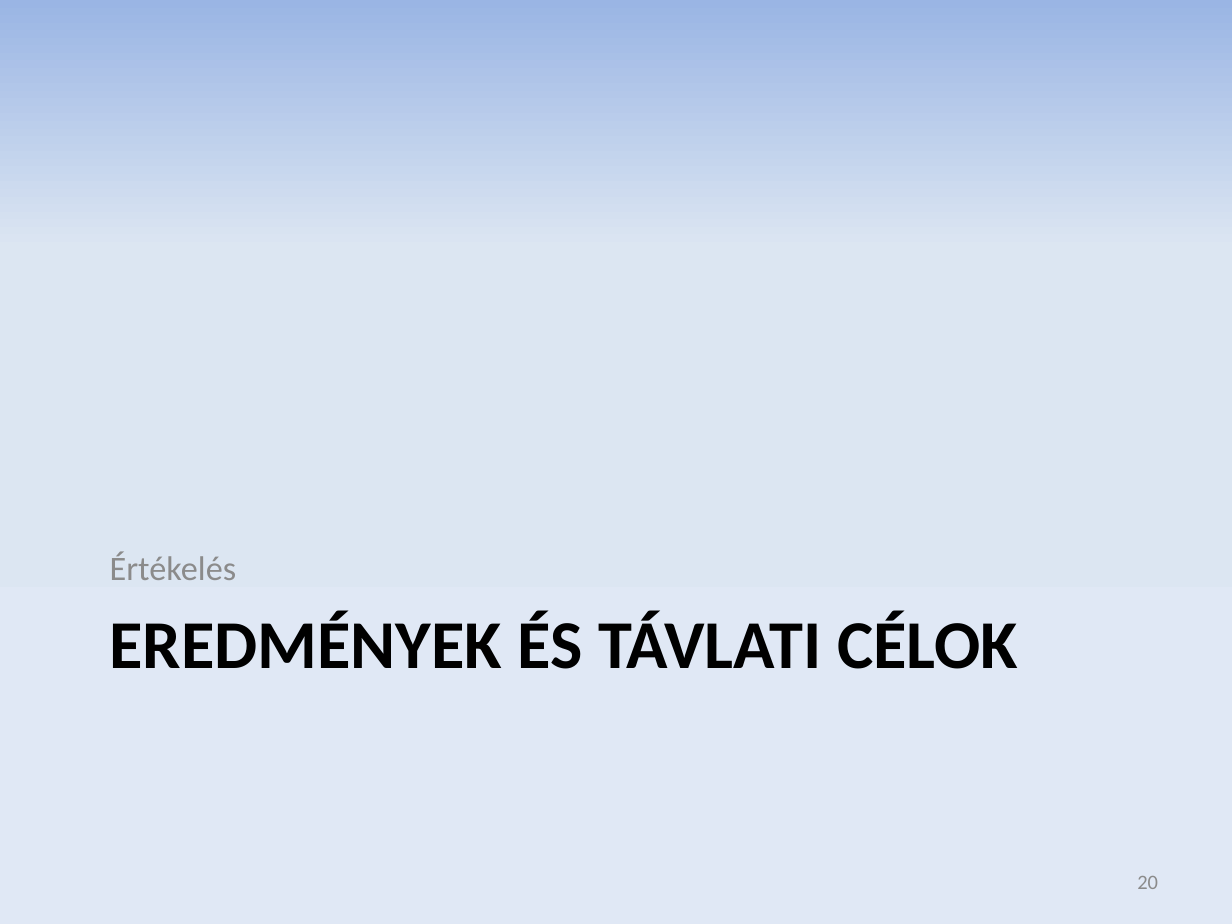
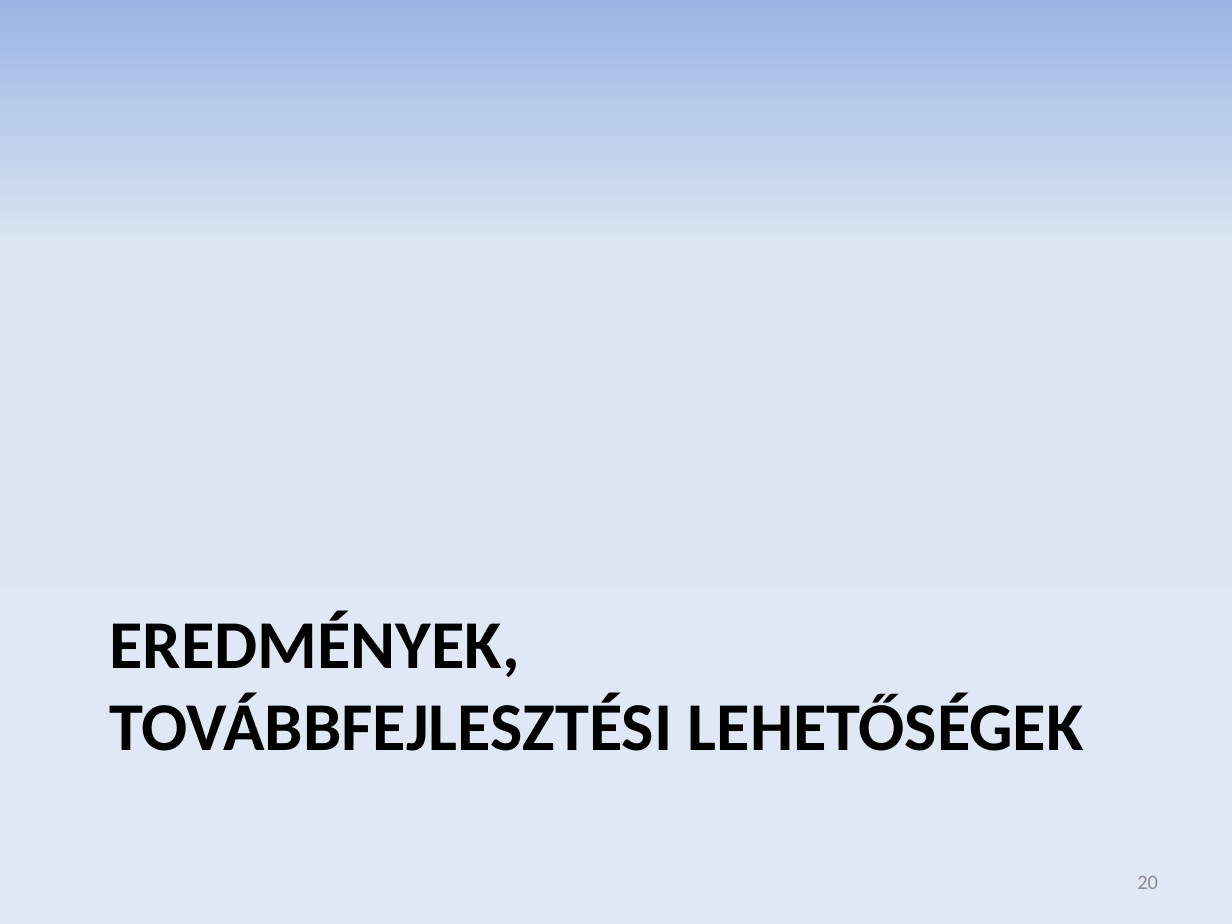
Before and after one commit to donat/incquery-deps, a slide deck: slide 20 of incquery-deps-documentation/presentation/tdk_pres_hu_v3.pptx. Drawn at 1232x924 pixels with LibreOffice and Linux fonts; fonts in the diff are those of the drawing. Boxes give left, top, right and bottom in pixels: in the first picture for what was removed or moved away, otherwise in the second. Text is boxed around its words. In the diff, an @@ line names an element or a change of style, - is before the commit and + after.

```diff
--- a/incquery-deps-documentation/presentation/tdk_pres_hu_v3.pptx
+++ b/incquery-deps-documentation/presentation/tdk_pres_hu_v3.pptx
@@ text removed at <box>110,552,237,580</box> @@
-Értékelés
@@ title at <box>110,611,1084,751</box>: text changed @@
-EREDMÉNYEK ÉS TÁVLATI CÉLOK
+EREDMÉNYEK,
+TOVÁBBFEJLESZTÉSI LEHETŐSÉGEK
```
Also in this commit, not shown: 12 other slides changed, 2 slides added, 2 slides removed.
